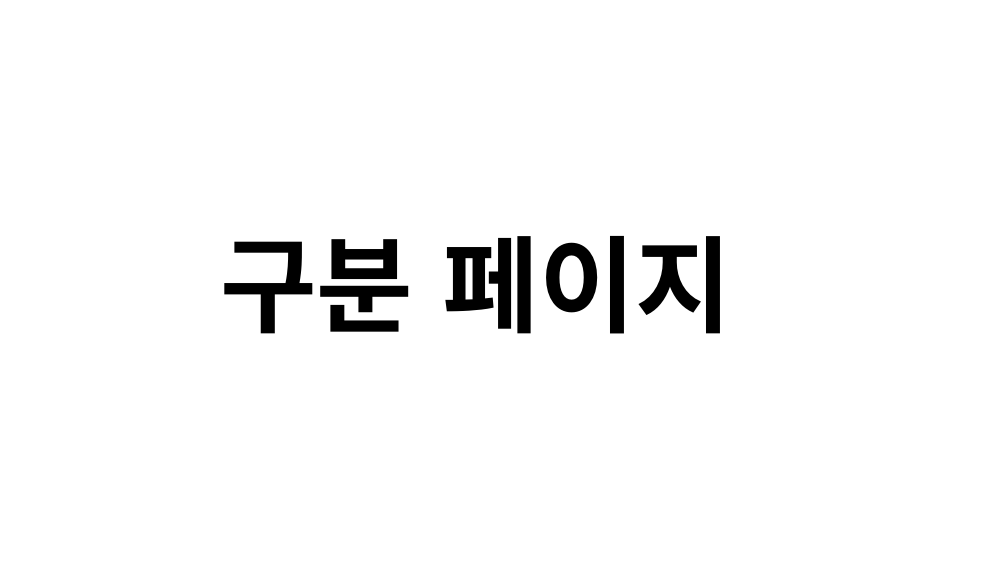
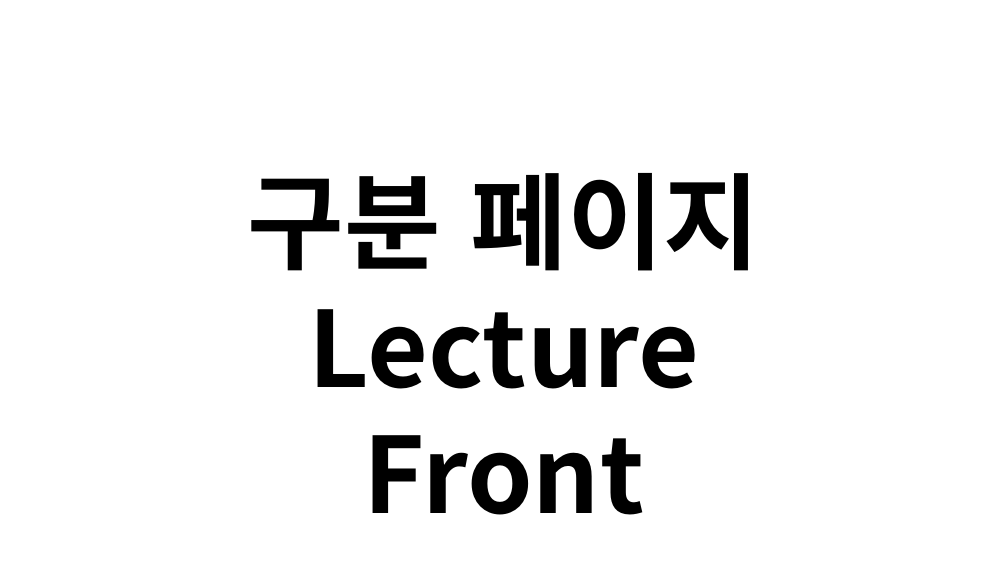
Before and after one commit to JoSihun/CGVR_Lab, a slide deck: slide 16 of documents/01_프로젝트_개발계획.pptx (slide 15 before the commit). Drawn at 1008x567 pixels with LibreOffice and Linux fonts; fonts in the diff are those of the drawing. Boxes give left, top, right and bottom in pixels: in the first picture for what was removed or moved away, otherwise in the second. Text is boxed around its words. In the diff, an @@ line names an element or a change of style, - is before the commit and + after.

```diff
--- a/documents/01_프로젝트_개발계획.pptx
+++ b/documents/01_프로젝트_개발계획.pptx
@@ text "구분 페이지" moved from (x1=220, y1=236, x2=733, y2=334) to (x1=248, y1=173, x2=761, y2=515) @@
@@ text at (x1=248, y1=173, x2=761, y2=271): alignment left to centre @@
@@ text at (x1=309, y1=309, x2=700, y2=515): paragraph added @@
+Lecture Front
```
Also in this commit, not shown: 8 other slides changed, 11 slides added, 5 slides removed.
